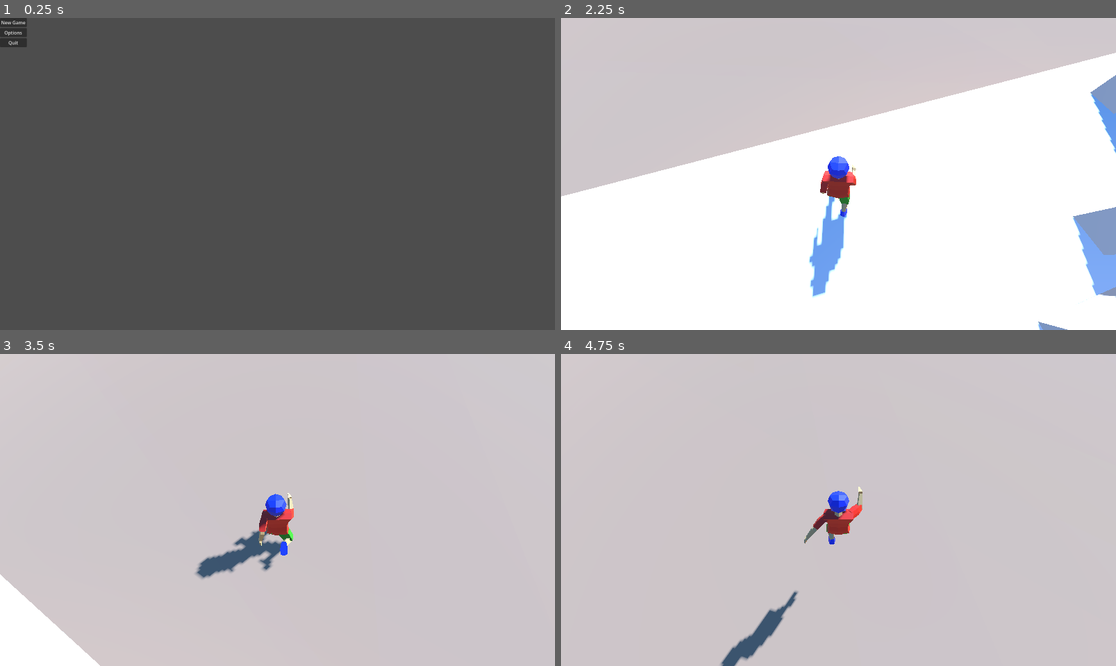
Above: before the commit, frames 1-4 (two rows, left to right).
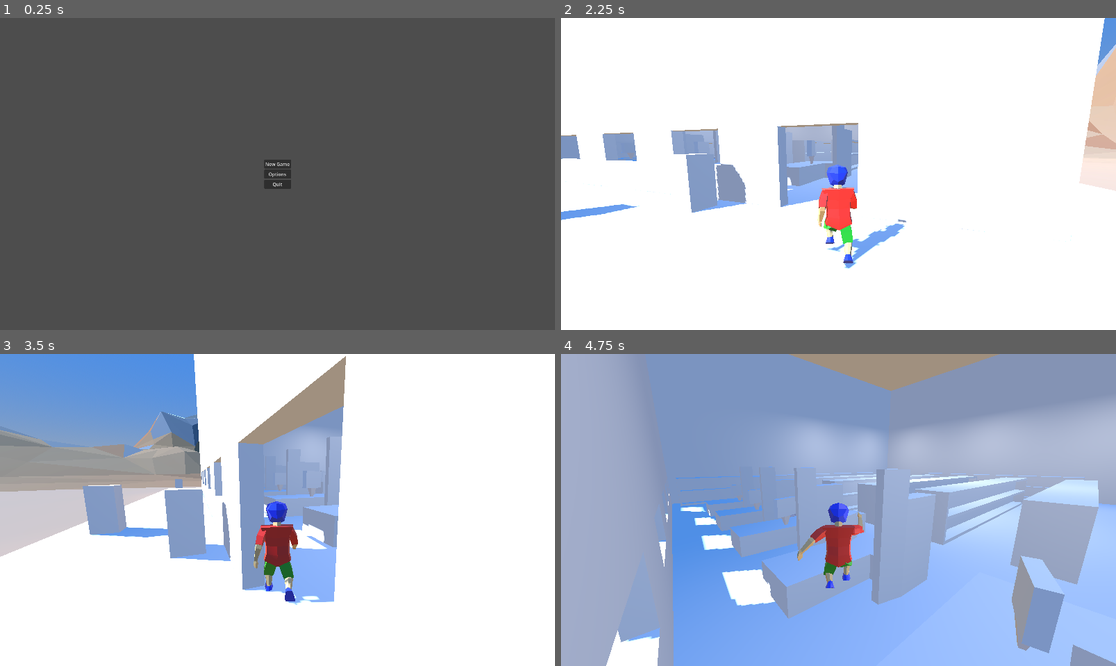
Above: after the commit, the same moments.

Repository: Fletchlock/grocery_getter
Game: Godot game, scene res://scenes/main/Main.tscn
The game is run twice, just before and just after one commit, with the same random seed, the same clock (stepped at 60 frames per second) and the same inputs.
Inputs (mouse positions are in pixels of both pictures, inside the frame that each line leads up to):
- Up to frame 1 (0.25 s): no input
- Up to frame 2 (2.25 s): click "Options" at 0.5 s; click "New Game" at 1.25 s; move the mouse to (866, 174) at 2.02 s; press the mouse at (866, 174) at 2.03 s; hold W (up) from 2.03 s (still down)
- Up to frame 3 (3.5 s): keep holding W (up); tap Space (jump) at 2.27, 3.02 s; move the mouse to (249, 510) at 2.77 s; release the mouse at (249, 510) at 2.78 s; click (249, 510) at 2.85 s
- Up to frame 4 (4.75 s): keep holding W (up); move the mouse to (849, 503) at 3.52 s; press the mouse at (849, 503) at 3.53 s; move the mouse to (832, 516) at 4.27 s; release the mouse at (832, 516) at 4.28 s; click (832, 516) at 4.35 s; tap Space (jump) at 4.52 s

The runs differ from the first frame. In frame 1, 0.7% of the frame differs, in the area x 0-53%, y 0-55%; in frame 2, 45%; in frame 3, 95%; in frame 4, 100%, in the area x 0-100%, y 0-100%.

Commit message:
Add functional pause menu

Diff:
--- a/project.godot
+++ b/project.godot
@@ -27,7 +27,6 @@
 window/size/viewport_height=1080
 window/size/mode=3
 window/size/borderless=true
-mouse_cursor/custom_image="uid://cgqhgw5g1pfgy"
 
 [editor_plugins]
 
--- a/scenes/low_poly_character.tscn
+++ b/scenes/low_poly_character.tscn
@@ -208,6 +208,7 @@
 [node name="Node3D" type="Node3D" unique_id=383797584]
 
 [node name="low_poly_character" type="CharacterBody3D" parent="." unique_id=51086098]
+process_mode = 1
 script = ExtResource("1_p8cxc")
 
 [node name="AnimationPlayer" type="AnimationPlayer" parent="low_poly_character" unique_id=2138151857]
@@ -220,7 +221,7 @@
 bones/0/parent = -1
 bones/0/rest = Transform3D(1, 0, 0, 0, 0.9986921, -0.051127575, 0, 0.051127575, 0.9986921, 0, 0.71613264, -0.015608445)
 bones/0/enabled = true
-bones/0/position = Vector3(0, 0.7159873, -0.015608445)
+bones/0/position = Vector3(0, 0.71336806, -0.015608444)
 bones/0/rotation = Quaternion(0.025572155, 0, 0, 0.999673)
 bones/0/scale = Vector3(1, 0.99999994, 0.99999994)
 bones/1/name = "spine"
@@ -228,7 +229,7 @@
 bones/1/rest = Transform3D(1, 0, 0, 0, 0.9995162, 0.031099444, 0, -0.031099442, 0.99951625, 0, 0.20375773, -3.259629e-09)
 bones/1/enabled = true
 bones/1/position = Vector3(0, 0.20375773, -3.259629e-09)
-bones/1/rotation = Quaternion(-0.015625095, -6.491463e-20, -1.8227946e-18, 0.9998779)
+bones/1/rotation = Quaternion(-0.0185702, -1.3442919e-19, -3.7747548e-18, 0.99982756)
 bones/1/scale = Vector3(1, 0.9999999, 0.99999994)
 bones/2/name = "neck"
 bones/2/parent = 1
@@ -242,14 +243,14 @@
 bones/3/rest = Transform3D(1, -5.2433574e-08, 5.837061e-09, 5.2433563e-08, 0.97551733, -0.21992236, 5.837161e-09, 0.21992236, 0.97551733, -7.1054274e-15, 0.10095124, 2.9802322e-08)
 bones/3/enabled = true
 bones/3/position = Vector3(-7.1054274e-15, 0.10095124, 2.9802322e-08)
-bones/3/rotation = Quaternion(0.11045016, 9.8867234e-11, 2.544501e-08, 0.9938817)
+bones/3/rotation = Quaternion(0.10706543, 4.4325008e-10, 2.1544503e-08, 0.9942521)
 bones/3/scale = Vector3(1, 0.99999994, 0.99999994)
 bones/4/name = "upperarm.L"
 bones/4/parent = 1
 bones/4/rest = Transform3D(-0.79665256, -0.5967952, 0.095813, 0.6043116, -0.7831808, 0.14640786, -0.01233661, 0.17453709, 0.9845733, -0.27453864, 0.4872839, -0.0045774793)
 bones/4/enabled = true
 bones/4/position = Vector3(-0.27453864, 0.4872839, -0.0045774793)
-bones/4/rotation = Quaternion(0.010322245, 0.08864994, 0.9847577, 0.1492878)
+bones/4/rotation = Quaternion(0.010930393, 0.088599466, 0.9838528, 0.1551272)
 bones/4/scale = Vector3(0.99999994, 0.99999994, 1)
 bones/5/name = "lowerarm.L"
 bones/5/parent = 4
@@ -270,7 +271,7 @@
 bones/7/rest = Transform3D(-0.79665256, 0.5967952, -0.095813, -0.6043116, -0.7831808, 0.14640786, 0.01233661, 0.17453709, 0.9845733, 0.27453864, 0.4872839, -0.0045774793)
 bones/7/enabled = true
 bones/7/position = Vector3(0.27453864, 0.4872839, -0.0045774793)
-bones/7/rotation = Quaternion(-0.010322245, 0.08864994, 0.9847577, -0.1492878)
+bones/7/rotation = Quaternion(-0.010930393, 0.088599466, 0.9838528, -0.1551272)
 bones/7/scale = Vector3(0.99999994, 0.99999994, 1)
 bones/8/name = "lowerarm.R"
 bones/8/parent = 7
@@ -291,42 +292,42 @@
 bones/10/rest = Transform3D(-0.99366975, -0.11162955, -0.012173394, 0.11214278, -0.9920806, -0.056566708, -0.0057624467, -0.057574194, 0.9983231, -0.122867465, 0.03488725, 0.013842748)
 bones/10/enabled = true
 bones/10/position = Vector3(-0.122867465, 0.03488725, 0.013842748)
-bones/10/rotation = Quaternion(0.028581928, -0.029660115, 0.9973031, 0.060745053)
+bones/10/rotation = Quaternion(0.028137416, -0.038712867, 0.9968624, 0.063047156)
 bones/10/scale = Vector3(0.999983, 0.9999996, 0.9999952)
 bones/11/name = "lowerleg.L"
 bones/11/parent = 10
 bones/11/rest = Transform3D(0.9972271, -0.07207519, 0.01853091, 0.073942356, 0.931481, -0.35619578, 0.008411686, 0.35657826, 0.9342276, 1.6554395e-08, 0.3534855, -6.9849193e-10)
 bones/11/enabled = true
 bones/11/position = Vector3(1.6554395e-08, 0.3534855, -6.9849193e-10)
-bones/11/rotation = Quaternion(0.18185674, 0.0025740294, 0.03725482, 0.98261577)
+bones/11/rotation = Quaternion(0.20182158, 0.0025633655, 0.041344766, 0.97854596)
 bones/11/scale = Vector3(1, 0.9999999, 1)
 bones/12/name = "foot.L"
 bones/12/parent = 11
 bones/12/rest = Transform3D(0.9955594, 0.036911145, 0.08659701, -0.090263136, 0.11317682, 0.98946625, 0.026721556, -0.99288905, 0.11600596, -2.7062924e-08, 0.30160186, 9.313226e-10)
 bones/12/enabled = true
 bones/12/position = Vector3(-2.7062924e-08, 0.30160186, 9.313226e-10)
-bones/12/rotation = Quaternion(-0.6646241, 0.048915662, -0.025747225, 0.7451303)
+bones/12/rotation = Quaternion(-0.6727659, 0.05014026, -0.027799087, 0.7376308)
 bones/12/scale = Vector3(0.9999924, 0.9999991, 1.0000011)
 bones/13/name = "upperleg.R"
 bones/13/parent = 0
 bones/13/rest = Transform3D(-0.99366975, 0.11162955, 0.012173394, -0.11214278, -0.9920806, -0.056566708, 0.0057624467, -0.057574194, 0.9983231, 0.122867465, 0.03488725, 0.013842748)
 bones/13/enabled = true
 bones/13/position = Vector3(0.122867465, 0.03488725, 0.013842748)
-bones/13/rotation = Quaternion(-0.028581943, -0.029660117, 0.9973031, -0.060745057)
+bones/13/rotation = Quaternion(-0.028137434, -0.038712867, 0.9968624, -0.063047156)
 bones/13/scale = Vector3(0.999983, 0.9999996, 0.9999952)
 bones/14/name = "lowerleg.R"
 bones/14/parent = 13
 bones/14/rest = Transform3D(0.9972271, 0.07207519, -0.01853091, -0.073942356, 0.931481, -0.35619578, -0.008411686, 0.35657826, 0.9342276, -1.6554395e-08, 0.3534855, -6.9849193e-10)
 bones/14/enabled = true
 bones/14/position = Vector3(-1.6554395e-08, 0.3534855, -6.9849193e-10)
-bones/14/rotation = Quaternion(0.18185674, -0.0025740284, -0.03725482, 0.98261577)
+bones/14/rotation = Quaternion(0.20182157, -0.0025633643, -0.041344766, 0.97854596)
 bones/14/scale = Vector3(1, 0.9999999, 1)
 bones/15/name = "foot.R"
 bones/15/parent = 14
 bones/15/rest = Transform3D(0.9955594, -0.036911145, -0.08659701, 0.090263136, 0.11317682, 0.98946625, -0.026721556, -0.99288905, 0.11600596, 2.7062924e-08, 0.30160186, 9.313226e-10)
 bones/15/enabled = true
 bones/15/position = Vector3(2.7062924e-08, 0.30160186, 9.313226e-10)
-bones/15/rotation = Quaternion(-0.6646241, -0.04891567, 0.025747215, 0.7451303)
+bones/15/rotation = Quaternion(-0.672766, -0.050140284, 0.027799087, 0.73763084)
 bones/15/scale = Vector3(0.9999923, 0.99999905, 1.0000011)
 
 [node name="Cube" type="MeshInstance3D" parent="low_poly_character/Armature/Skeleton3D" unique_id=1779380906]
--- a/scenes/main/Main.tscn
+++ b/scenes/main/Main.tscn
@@ -3,6 +3,7 @@
 [ext_resource type="Script" uid="uid://j3sysojbbku3" path="res://scenes/main/main.gd" id="1_u1xfj"]
 
 [node name="Main" type="Node" unique_id=647332152]
+process_mode = 3
 script = ExtResource("1_u1xfj")
 
 [node name="Game" type="Node3D" parent="." unique_id=86232302]
--- a/scenes/main/main.gd
+++ b/scenes/main/main.gd
@@ -1,6 +1,7 @@
 extends Node
 
 const MAIN_MENU := "res://scenes/menus/main_menu.tscn"
+const PAUSE_MENU := "res://scenes/menus/pause_menu.tscn"
 
 func _ready() -> void:
 	GameManager.set_game_state(GameManager.GameState.MAIN_MENU)
@@ -13,3 +14,25 @@
 
 	var menu := menu_scene.instantiate()
 	$UI.add_child(menu)
+
+
+func _unhandled_input(event: InputEvent) -> void:
+	if event.is_action_pressed("ui_cancel"):
+		if GameManager.current_state == GameManager.GameState.PLAYING:
+			_open_pause_menu()
+
+
+func _open_pause_menu() -> void:
+	var pause_scene := load(PAUSE_MENU) as PackedScene
+
+	if pause_scene == null:
+		push_error("Could not load pause menu")
+		return
+
+	var pause_menu := pause_scene.instantiate()
+
+	$UI.add_child(pause_menu)
+
+	GameManager.set_game_state(GameManager.GameState.PAUSED)
+	Input.mouse_mode = Input.MOUSE_MODE_VISIBLE
+	get_tree().paused = true
--- a/scenes/menus/main_menu.tscn
+++ b/scenes/menus/main_menu.tscn
@@ -12,9 +12,15 @@
 script = ExtResource("1_xqga4")
 
 [node name="CenterContainer" type="CenterContainer" parent="." unique_id=838868233]
-layout_mode = 0
-offset_right = 40.0
-offset_bottom = 40.0
+layout_mode = 1
+anchors_preset = -1
+anchor_left = 0.47578126
+anchor_top = 0.45324075
+anchor_right = 0.52421874
+anchor_bottom = 0.54675925
+grow_horizontal = 2
+grow_vertical = 2
+metadata/_edit_use_anchors_ = true
 
 [node name="VBoxContainer" type="VBoxContainer" parent="CenterContainer" unique_id=20587566]
 layout_mode = 2
--- /dev/null
+++ b/scenes/menus/pause_menu.tscn
@@ -0,0 +1,44 @@
+[gd_scene format=3 uid="uid://dos1p858qorg5"]
+
+[ext_resource type="Script" uid="uid://dks1w8knv7c7t" path="res://scripts/menus/pause_menu.gd" id="1_fwndu"]
+
+[node name="PauseMenu" type="Control" unique_id=619131598]
+process_mode = 3
+layout_mode = 3
+anchors_preset = 15
+anchor_right = 1.0
+anchor_bottom = 1.0
+grow_horizontal = 2
+grow_vertical = 2
+script = ExtResource("1_fwndu")
+
+[node name="CenterContainer" type="CenterContainer" parent="." unique_id=1661485585]
+layout_mode = 1
+anchors_preset = -1
+anchor_left = 0.48958334
+anchor_top = 0.4814815
+anchor_right = 0.5104167
+anchor_bottom = 0.5185185
+offset_right = -6.1035156e-05
+grow_horizontal = 2
+grow_vertical = 2
+metadata/_edit_use_anchors_ = true
+
+[node name="VBoxContainer" type="VBoxContainer" parent="CenterContainer" unique_id=849072893]
+layout_mode = 2
+
+[node name="ResumeButton" type="Button" parent="CenterContainer/VBoxContainer" unique_id=1340069196]
+layout_mode = 2
+text = "Resume"
+
+[node name="OptionsButton" type="Button" parent="CenterContainer/VBoxContainer" unique_id=1271620811]
+layout_mode = 2
+text = "Options"
+
+[node name="MainMenuButton" type="Button" parent="CenterContainer/VBoxContainer" unique_id=1731877095]
+layout_mode = 2
+text = "Main Menu"
+
+[connection signal="pressed" from="CenterContainer/VBoxContainer/ResumeButton" to="." method="_on_resume_button_pressed"]
+[connection signal="pressed" from="CenterContainer/VBoxContainer/OptionsButton" to="." method="_on_options_button_pressed"]
+[connection signal="pressed" from="CenterContainer/VBoxContainer/MainMenuButton" to="." method="_on_main_menu_button_pressed"]
--- a/scenes/third_person_level.tscn
+++ b/scenes/third_person_level.tscn
@@ -2,9 +2,6 @@
 
 [ext_resource type="PackedScene" uid="uid://dukmo46pyd73s" path="res://scenes/low_poly_character.tscn" id="1_4sa4f"]
 [ext_resource type="PackedScene" uid="uid://c2fevj44ripwv" path="res://blender/grocery_store_WB.glb" id="2_vucy8"]
-[ext_resource type="Script" uid="uid://cph4qxxug82j4" path="res://scripts/close_button.gd" id="3_4h61a"]
-[ext_resource type="FontFile" uid="uid://l4qtp4o8qy1x" path="res://assets/fonts/Ubuntu_Mono/UbuntuMono-Bold.ttf" id="3_fq5v8"]
-[ext_resource type="Texture2D" uid="uid://cgqhgw5g1pfgy" path="res://assets/materials/pointer.png" id="5_wkqjk"]
 [ext_resource type="PackedScene" uid="uid://dfa6glbhgltej" path="res://blender/DesertMap.glb" id="6_vch42"]
 [ext_resource type="PackedScene" uid="uid://u71xogfk53i" path="res://scenes/cart.tscn" id="7_rshu7"]
 
@@ -44,17 +41,17 @@
 transform = Transform3D(-0.70081645, 0, -0.71334165, 0, 1, 0, 0.71334165, 0, -0.70081645, -15.62719, -78.44004, -11.915493)
 
 [node name="Skeleton3D" parent="Player2/low_poly_character/Armature" parent_id_path=PackedInt32Array(974124902, 1485995296) index="0" unique_id=972510031]
-bones/0/position = Vector3(0, 0.71140563, -0.015608445)
-bones/1/rotation = Quaternion(-0.020746024, -1.3443046e-19, -3.7747907e-18, 0.9997848)
-bones/3/rotation = Quaternion(0.1044509, 3.739038e-10, 2.1544095e-08, 0.99453014)
-bones/4/rotation = Quaternion(0.011390203, 0.088559225, 0.98314506, 0.15954107)
-bones/7/rotation = Quaternion(-0.011390203, 0.088559225, 0.98314506, -0.15954107)
-bones/10/rotation = Quaternion(0.027829241, -0.04498979, 0.9965045, 0.06465523)
-bones/11/rotation = Quaternion(0.21549907, 0.0025553962, 0.04414669, 0.9755023)
-bones/12/rotation = Quaternion(-0.6783229, 0.050981384, -0.02919587, 0.7324115)
-bones/13/rotation = Quaternion(-0.027829086, -0.04499358, 0.99650425, -0.06465632)
-bones/14/rotation = Quaternion(0.21549907, -0.0025553922, -0.044146687, 0.9755023)
-bones/15/rotation = Quaternion(-0.6783229, -0.050981395, 0.029195854, 0.7324115)
+bones/0/position = Vector3(0, 0.7033787, -0.015608448)
+bones/1/rotation = Quaternion(-0.029587239, 0, 0, 0.99956226)
+bones/3/rotation = Quaternion(0.0939062, -4.437673e-10, 2.6375007e-08, 0.9955811)
+bones/4/rotation = Quaternion(0.013247523, 0.08837811, 0.9800803, 0.17735964)
+bones/7/rotation = Quaternion(-0.013247523, 0.08837811, 0.9800803, -0.17735964)
+bones/10/rotation = Quaternion(0.02674438, -0.0670348, 0.9949058, 0.07038239)
+bones/11/rotation = Quaternion(0.26338464, 0.0025231182, 0.0539564, 0.9631775)
+bones/12/rotation = Quaternion(-0.69765556, 0.053946335, -0.034030747, 0.7135885)
+bones/13/rotation = Quaternion(-0.026744395, -0.067034796, 0.9949058, -0.070382394)
+bones/14/rotation = Quaternion(0.26338464, -0.002523119, -0.0539564, 0.9631775)
+bones/15/rotation = Quaternion(-0.69765556, -0.053946357, 0.034030735, 0.7135885)
 
 [node name="Lights" type="Node3D" parent="." unique_id=1671814403]
 transform = Transform3D(1, 0, 0, 0, 1, 0, 0, 0, 1, -60.140747, -73.9782, 0.0048942566)
@@ -156,46 +153,10 @@
 light_color = Color(0.8431839, 0.8431839, 0.84318376, 1)
 light_energy = 5.063
 
-[node name="CanvasLayer" type="CanvasLayer" parent="." unique_id=1806196495]
-
-[node name="CloseButton" type="Button" parent="CanvasLayer" unique_id=839783222]
-anchors_preset = -1
-anchor_left = 0.45885417
-anchor_top = 0.4726852
-anchor_right = 0.54114586
-anchor_bottom = 0.52731484
-offset_left = -105.0
-offset_top = -335.5
-offset_right = 105.0
-offset_bottom = -265.5
-grow_horizontal = 2
-grow_vertical = 2
-theme_override_colors/font_color = Color(0.64705884, 0.06666667, 0.15686275, 1)
-theme_override_colors/font_pressed_color = Color(0.8959138, 0.13641584, 0.24106818, 1)
-theme_override_colors/font_hover_color = Color(0.89411765, 0.13725491, 0.23921569, 1)
-theme_override_colors/font_hover_pressed_color = Color(0.89411765, 0.13725491, 0.23921569, 1)
-theme_override_colors/font_outline_color = Color(0.7750634, 0.7750634, 0.7750634, 1)
-theme_override_constants/outline_size = 4
-theme_override_fonts/font = ExtResource("3_fq5v8")
-theme_override_font_sizes/font_size = 120
-text = " QUIT "
-flat = true
-script = ExtResource("3_4h61a")
-metadata/_edit_use_anchors_ = true
-
-[node name="VirtualCursor" type="TextureRect" parent="CanvasLayer" unique_id=1418956265]
-offset_right = 40.0
-offset_bottom = 40.0
-mouse_filter = 2
-texture = ExtResource("5_wkqjk")
-metadata/_edit_use_anchors_ = true
-
 [node name="DesertMap" parent="." unique_id=1603998708 instance=ExtResource("6_vch42")]
 transform = Transform3D(0.66920096, 0, -0.74308145, 0, 1, 0, 0.74308145, 0, 0.66920096, -8.054604, -78.51668, 3.674778)
 
 [node name="cart" parent="." unique_id=1753772008 instance=ExtResource("7_rshu7")]
 transform = Transform3D(1, 0, 0, 0, 1, 0, 0, 0, 1, 1.7044783, -78.44004, -1.0121751)
 
-[connection signal="pressed" from="CanvasLayer/CloseButton" to="CanvasLayer/CloseButton" method="_on_pressed"]
-
 [editable path="Player2"]
--- a/scripts/low_poly_character.gd
+++ b/scripts/low_poly_character.gd
@@ -32,10 +32,6 @@
 @onready var body_mesh: MeshInstance3D = $Armature/Skeleton3D/Cube
 @onready var anim_tree = $AnimationTree
 @onready var _mesh_default_y : float = body_mesh.position.y
-@onready var close_button: Button = $"../../CanvasLayer/CloseButton"
-
-# ADDED: Link your new UI texture node right here
-@onready var virtual_cursor: TextureRect = $"../../CanvasLayer/VirtualCursor"
 
 
 func _ready() -> void:
@@ -43,57 +39,15 @@
 	anim_tree.advance_expression_base_node = get_path()
 	anim_tree.active = true
 
-	# Set up initial application interface state
-	close_button.visible = false
-	virtual_cursor.visible = false # Keep software pointer hidden until paused
-
 	# Explicitly capture the mouse and force the system cursor to hide instantly
 	Input.mouse_mode = Input.MOUSE_MODE_CAPTURED
-
-	# FIX: Warp the physical hardware mouse off-screen instantly on launch.
-	# This clears the phantom cursor leftover from clicking the editor's play button.
-	get_viewport().warp_mouse(Vector2(-100, -100))
-
-	# Snap the software cursor data position to the initial viewport coordinates
-	virtual_cursor.global_position = get_viewport().get_mouse_position()
 
 	# Capture the initial placement rotation from the level editor
 	_last_movement_direction = -global_transform.basis.z
 	body_mesh.rotation.y = 0.0
 
 
-
-func _input(event: InputEvent) -> void:
-	# Toggle mouse lock / UI state when pressing Escape or Gamepad Start
-	if event.is_action_pressed("ui_cancel") or event.is_action_pressed("toggle_menu"):
-		get_viewport().set_input_as_handled()
-
-		if Input.mouse_mode == Input.MOUSE_MODE_CAPTURED:
-			Input.mouse_mode = Input.MOUSE_MODE_HIDDEN
-			close_button.visible = true
-			virtual_cursor.visible = true # Show custom cursor image
-		else:
-			Input.mouse_mode = Input.MOUSE_MODE_CAPTURED
-			close_button.visible = false
-			virtual_cursor.visible = false # Hide custom cursor image
-
-	# Handle simulated cursor clicking via the Right Trigger while menu is open
-	if Input.mouse_mode == Input.MOUSE_MODE_HIDDEN and event.is_action_pressed("ui_click"):
-		var click_event := InputEventMouseButton.new()
-		click_event.button_index = MOUSE_BUTTON_LEFT
-		click_event.position = get_viewport().get_mouse_position()
-		click_event.pressed = true
-		Input.parse_input_event(click_event)
-
-		var release_event := click_event.duplicate()
-		release_event.pressed = false
-		Input.parse_input_event(release_event)
-
-
 func _unhandled_input(event: InputEvent) -> void:
-	# Ignore tracking mouse movement inputs for camera controls when menu is active
-	if Input.mouse_mode != Input.MOUSE_MODE_CAPTURED:
-		return
 
 	# Accumulate relative mouse motion values to process camera rotation later
 	var is_camera_motion := (
@@ -130,8 +84,6 @@
 
 			get_viewport().warp_mouse(new_mouse_pos)
 
-		# UPDATED: Permanently snap your TextureRect visual image to follow Godot's cursor coordinates
-		virtual_cursor.global_position = get_viewport().get_mouse_position()
 	else:
 		# Process standard camera orbit manipulations when actively playing
 		if gamepad_look.length() > 0.05:
--- a/scripts/managers/game_manager.gd
+++ b/scripts/managers/game_manager.gd
@@ -2,7 +2,8 @@
 
 enum GameState {
 	MAIN_MENU,
-	PLAYING,GameStatePAUSED,
+	PLAYING,
+	PAUSED,
 	GAME_OVER
 }
 
--- /dev/null
+++ b/scripts/menus/pause_menu.gd
@@ -0,0 +1,19 @@
+extends Control
+
+func _on_resume_button_pressed() -> void:
+	GameManager.set_game_state(GameManager.GameState.PLAYING)
+	get_tree().paused = false
+	Input.mouse_mode = Input.MOUSE_MODE_CAPTURED
+	queue_free()
+
+func _on_options_button_pressed() -> void:
+	print("Options Pressed")
+
+
+func _on_main_menu_button_pressed() -> void:
+	print("Main Menu pressed")
+
+	#get_tree().paused = false
+	#GameManager.set_game_state(GameManager.GameState.MAIN_MENU)
+	#LevelManager.load_level("res://scenes/menus/main_menu.tscn")
+	#queue_free()
Not shown, added: scripts/menus/pause_menu.gd.uid
